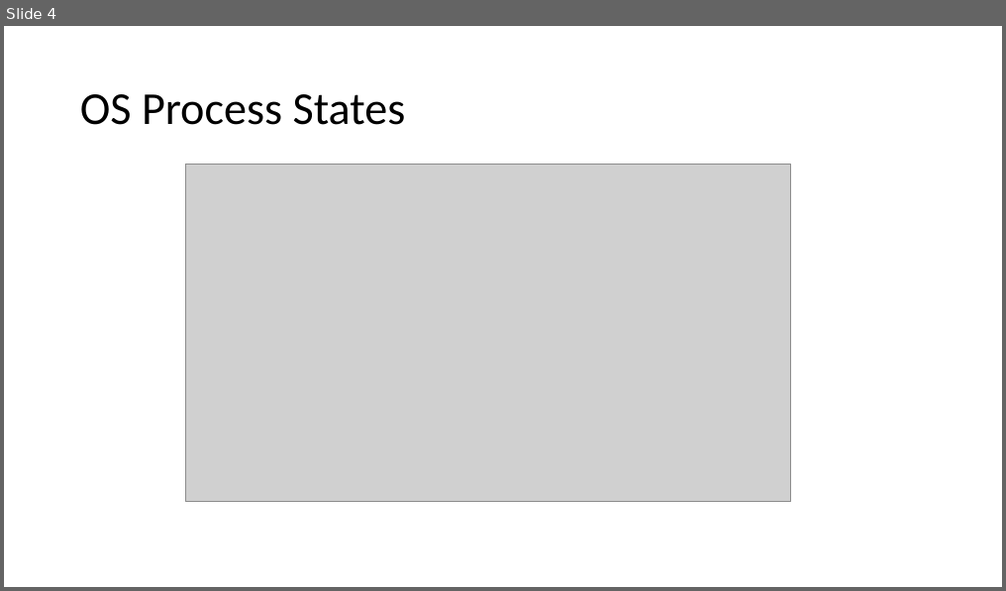
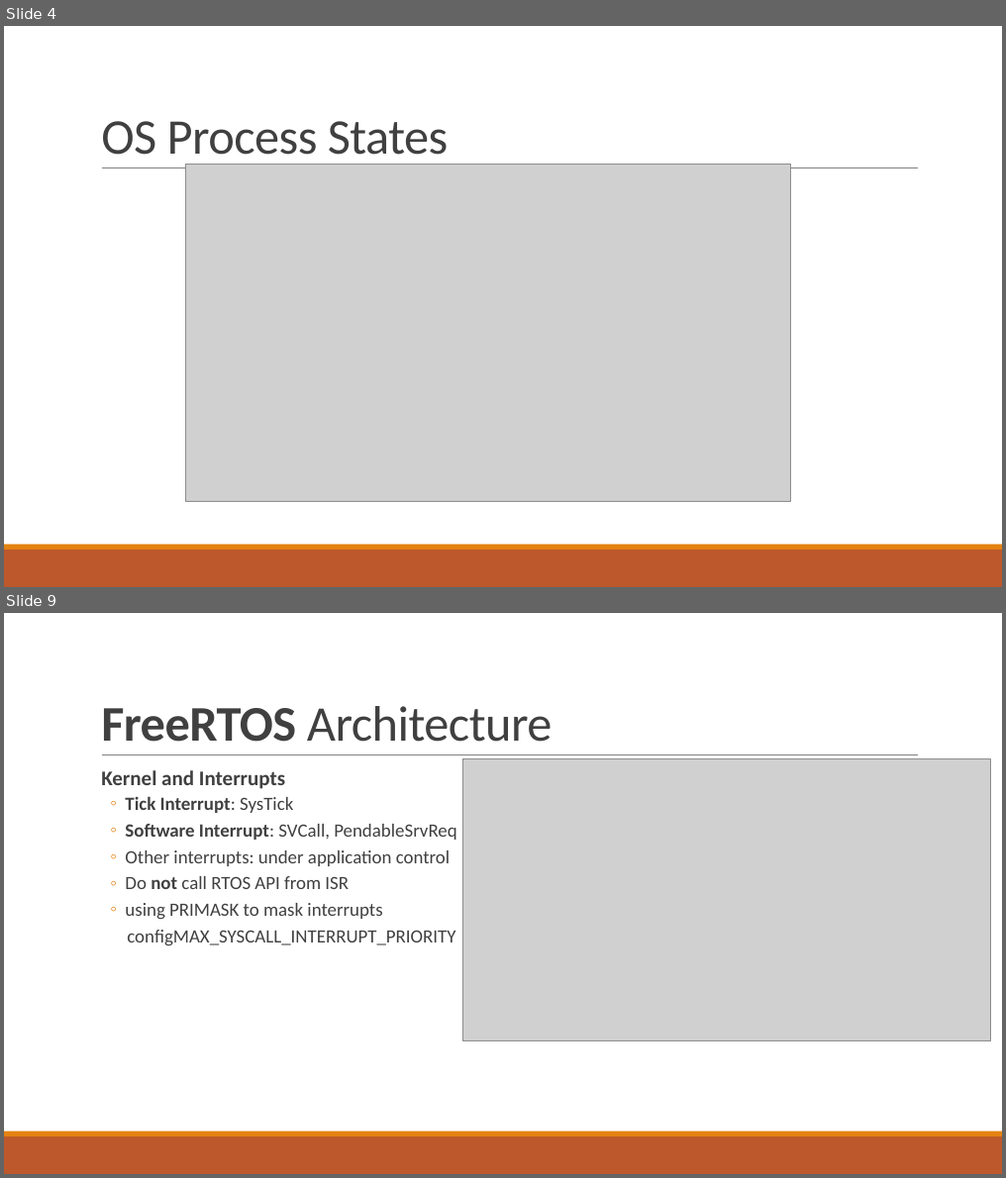
Before and after one commit to tfineich/INTRO_Projekt, a slide deck: Recap_SW5_Ineichen_Stecher.pptx. Shown one above the other, each under a label of ours: slide 4 before the commit, slides 4 and 9 after it; the slides between them are not shown. The pictures are 1006x591 and 1006x1178 pixels, drawn with LibreOffice and Linux fonts; fonts in the diff are those of the drawing; grey boxes stand for pictures. Boxes give left, top, right and bottom in pixels: in the first picture for what was removed or moved away, otherwise in the second. Text is boxed around its words. In the diff, an @@ line names an element or a change of style, - is before the commit and + after.

```diff
--- a/Recap_SW5_Ineichen_Stecher.pptx
+++ b/Recap_SW5_Ineichen_Stecher.pptx
@@ slide 9 added at bbox=[4, 613, 1002, 1174], background #FFFFFF; not listed: 3 template elements that a slide beside it also shows @@
@@ title added at bbox=[101, 706, 551, 742], 48 pt, text #404040 @@
+FreeRTOS Architecture
@@ picture added at bbox=[463, 759, 991, 1042] @@
@@ text added at bbox=[101, 770, 456, 947], 18 pt, text #404040 @@
+  Kernel and Interrupts
+  ◦ Tick Interrupt: SysTick
+  ◦ Software Interrupt: SVCall, PendableSrvReq
+  ◦ Other interrupts: under application control
+  ◦ Do not call RTOS API from ISR
+  ◦ using PRIMASK to mask interrupts
+  configMAX_SYSCALL_INTERRUPT_PRIORITY
@@ slide 4 changed as well @@
@@ title "OS Process States": place and size @@
-title "OS Process States" at bbox=[80, 94, 406, 125]
+title "OS Process States" at bbox=[101, 121, 449, 166]
@@ title "OS Process States" at bbox=[101, 121, 449, 166]: size 44 to 48 pt, text colour #000000 to #404040, letter spacing 0 to -0.5 pt; line spacing 0.9 to 0.85; vertical alignment middle to bottom @@
@@ line added from (102, 169) to (918, 169), #808080 0.5 pt @@
@@ rectangle added at bbox=[4, 550, 1002, 587], fill #BD582C @@
@@ rectangle added at bbox=[4, 545, 1002, 550], fill #E48312 @@
```
Also in this commit, not shown: 4 other slides changed, 8 other slides added.
